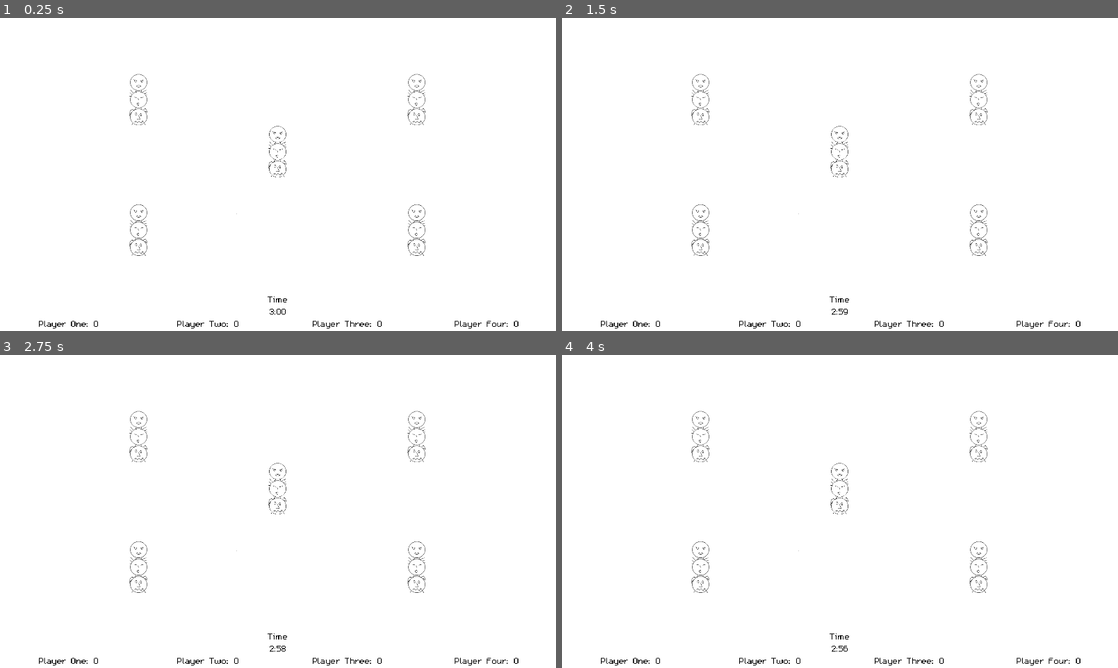
Above: before the commit, frames 1-4 (two rows, left to right).
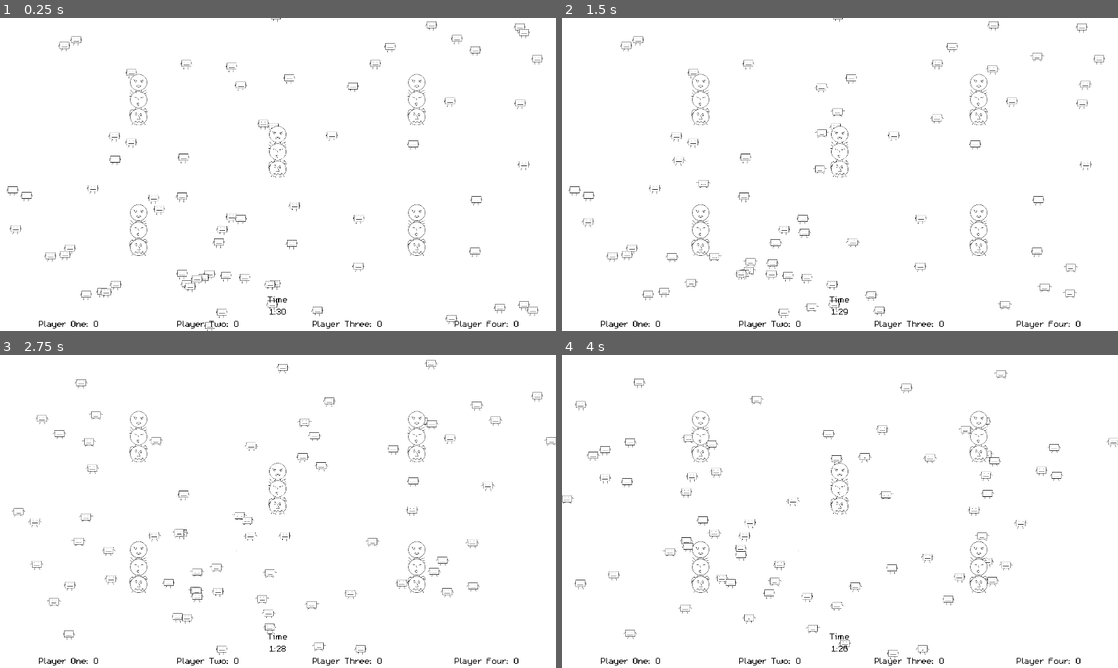
Above: after the commit, the same moments.

Repository: Datoh/Jamtharuu-202012
Game: Godot game, scene res://scenes/Level1.tscn
The game is run twice, just before and just after one commit, with the same random seed, the same clock (stepped at 60 frames per second) and the same inputs. This scene is started directly instead of the project's main scene.
Inputs:
- Up to frame 1 (0.25 s): no input
- Up to frame 2 (1.5 s): hold Right (ui_right) 0.53-1.28 s; hold Down (ui_down) from 1.28 s (still down)
- Up to frame 3 (2.75 s): release Down (ui_down) at 2.03 s; hold Right (ui_right) from 2.03 s (still down)
- Up to frame 4 (4 s): release Right (ui_right) at 2.78 s; hold Up (ui_up) 2.78-3.53 s; hold Left (ui_left) from 3.53 s (still down)

The runs differ from the first frame. In frame 1, 1.3% of the frame differs, in the area x 1-98%, y 0-100%; in frame 2, 1.3%, in the area x 1-98%, y 0-96%; in frame 3, 1.3%; in frame 4, 1.3%.

Commit message:
[core] Initial parameters

Diff:
--- a/scenes/Level1.tscn
+++ b/scenes/Level1.tscn
@@ -18,7 +18,7 @@
 
 [node name="Level1" type="Node2D"]
 script = ExtResource( 3 )
-NB_BOT = 0
+NB_BOT = 70
 
 [node name="Background" type="Sprite" parent="."]
 position = Vector2( 0, -2.99664 )
--- a/scripts/Level1.gd
+++ b/scripts/Level1.gd
@@ -1,7 +1,7 @@
 extends Node2D
 
 export (int) var NB_BOT := 50
-export (int) var level_duration := 180
+export (int) var level_duration := 90
 
 onready var time = find_node("Time")
 
--- a/scripts/Player.gd
+++ b/scripts/Player.gd
@@ -1,7 +1,7 @@
 extends KinematicBody2D
 
-export (float) var speed := 200
-export (int) var smoke_count := 10
+export (float) var speed := 130
+export (int) var smoke_count := 1
 
 enum State {MOVING, DIYNG, DIED, LAUNCHING_SMOKE, APPLYING_SMOKE, FIGHTING, FIGHTING_RESULT}
 var state = State.MOVING
